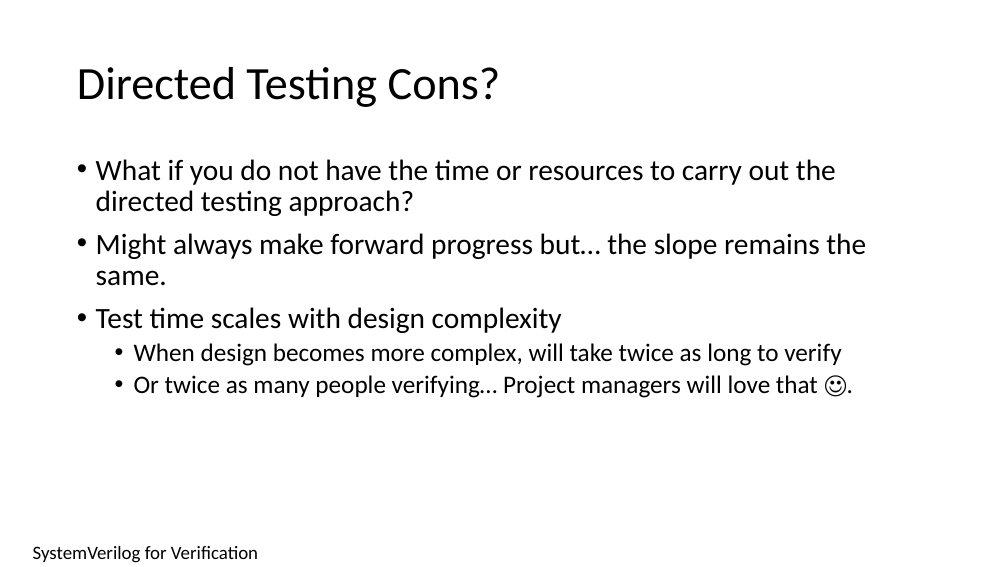
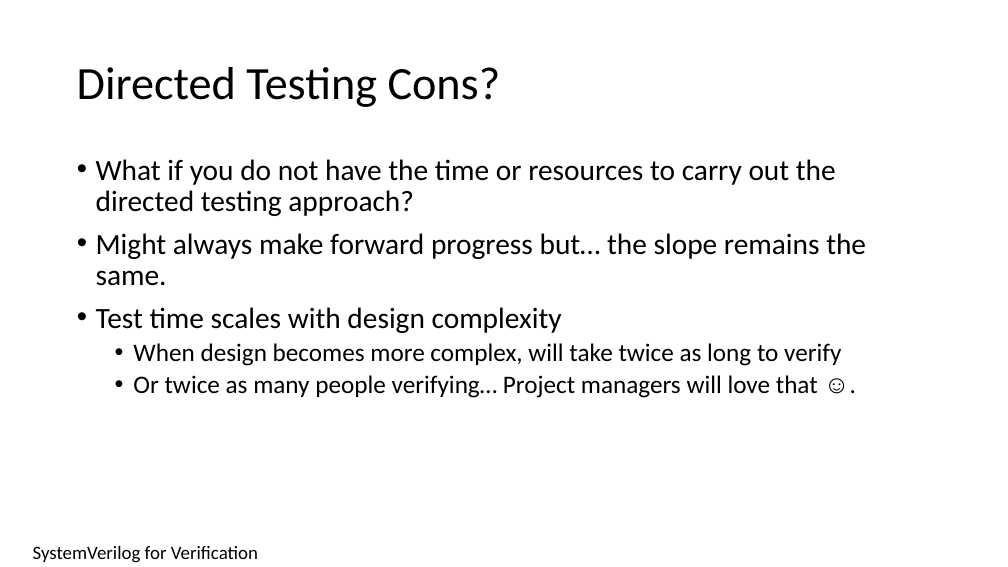
Before and after one commit to isomoye/EEGR471, a slide deck: slide 11 of sections/Segment_4.pptm. Drawn at 1008x567 pixels with LibreOffice and Linux fonts; fonts in the diff are those of the drawing. Boxes give left, top, right and bottom in pixels: in the first picture for what was removed or moved away, otherwise in the second. Text is boxed around its words. In the diff, an @@ line names an element or a change of style, - is before the commit and + after.

```diff
--- a/sections/Segment_4.pptm
+++ b/sections/Segment_4.pptm
@@ text "What if you do not ..." at (96,159,866,398): font Calibri to Arial in "☺." @@
```
Also in this commit, not shown: 95 slides removed, 19 other files.
